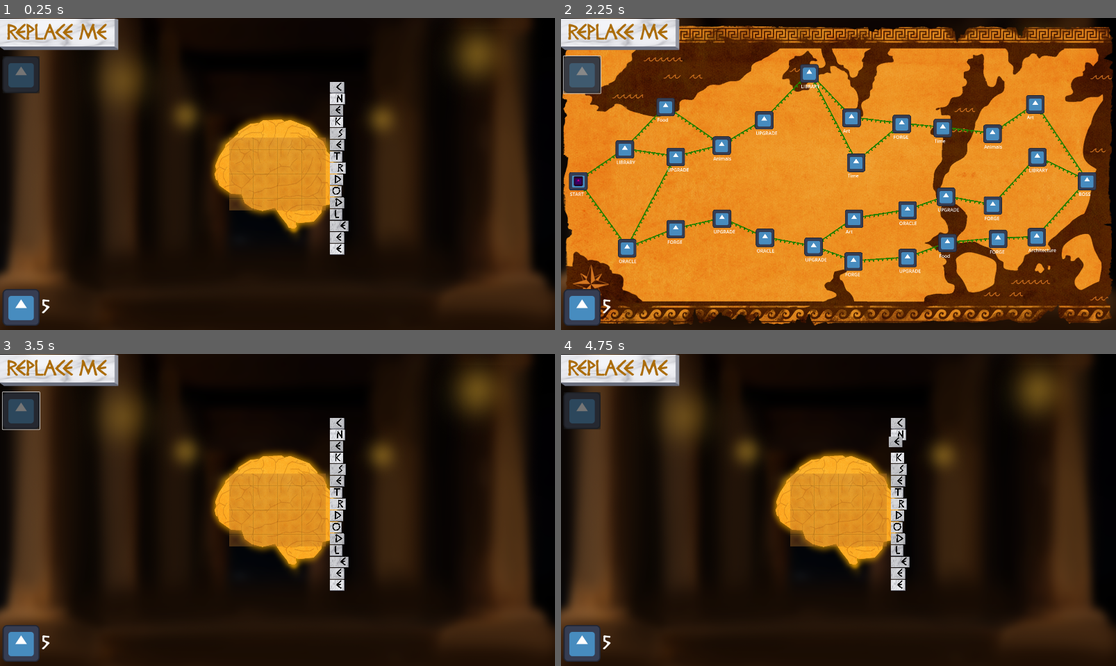
Above: before the commit, frames 1-4 (two rows, left to right).
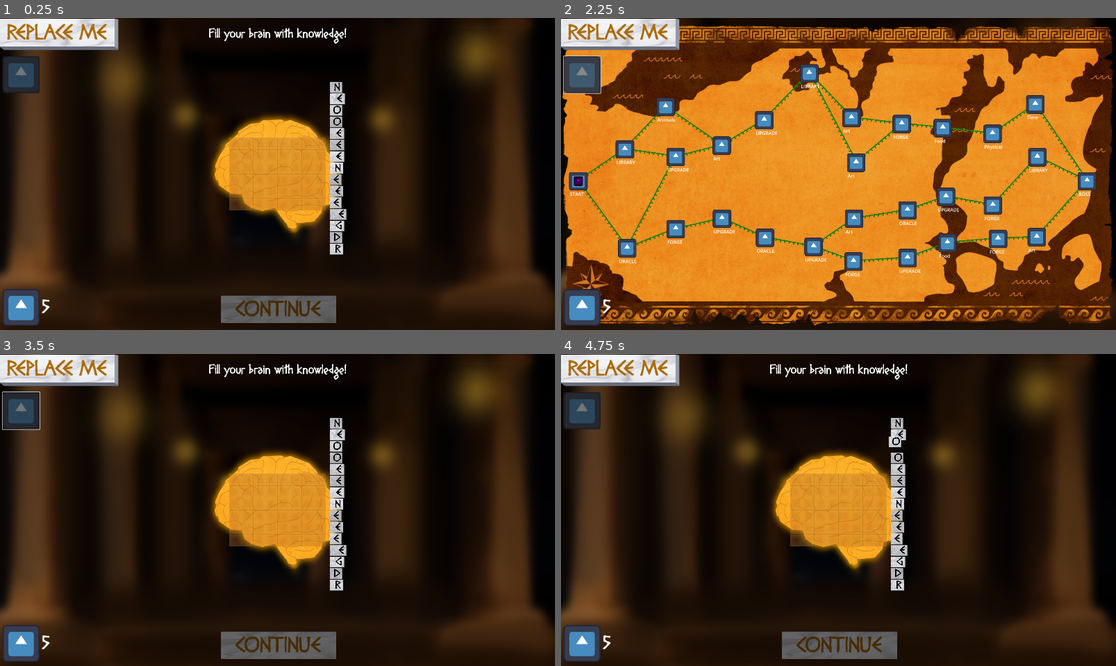
Above: after the commit, the same moments.

Repository: hulien22/ldjam54
Game: Godot game, scene res://scenes/main.tscn
Same seed, same stepped clock (60 frames per second), same inputs: the game is played once before the commit and once after it. The engine's default icon, where the game draws it, is replaced by a stand-in: a white triangle on a blue panel in a dark square.
Inputs (mouse positions are in pixels of both pictures, inside the frame that each line leads up to):
- Up to frame 1 (0.25 s): no input
- Up to frame 2 (2.25 s): click (583, 74) at 0.5 s; click (583, 74) at 1.25 s; click (583, 74) at 2 s
- Up to frame 3 (3.5 s): tap Enter at 2.75 s; move the mouse to (399, 494) at 2.77 s; tap Backspace (keybspace) at 2.85 s; click (399, 494) at 2.92 s
- Up to frame 4 (4.75 s): tap Space at 3.5 s; drag from (894, 422) to (810, 572) at 3.52 s; tap Enter at 4.25 s; move the mouse to (894, 441) at 4.27 s; tap Backspace (keybspace) at 4.35 s; click (894, 441) at 4.42 s

The runs differ from the first frame. In frame 1, 2.9% of the frame differs, in the area x 37-63%, y 3-98%; in frame 2, 0.1%; in frame 3, 2.9%; in frame 4, 2.9%.

Commit message:
convert first scene to library

Diff:
--- a/scenes/library.tscn
+++ b/scenes/library.tscn
@@ -24,6 +24,7 @@
 
 [node name="Button" parent="." instance=ExtResource("3_x84ab")]
 position = Vector2(952, 994)
+text = "CONTINUE"
 
 [node name="Timer" type="Timer" parent="."]
 wait_time = 0.1
--- a/scripts/library.gd
+++ b/scripts/library.gd
@@ -1,9 +1,16 @@
-extends Node2D
+class_name Library extends Node2D
 
 signal start_library_phase(global_posn:Vector2);
 signal end_library_phase();
 
+enum LibraryType {
+	REGULAR,
+	FIRST_ROOM,
+	UPGRADE,
+};
+
 var title:String = "Fill your brain with knowledge!";
+var type: LibraryType = LibraryType.REGULAR;
 
 # Called when the node enters the scene tree for the first time.
 func _ready():
@@ -13,6 +20,10 @@
 	$Timer.one_shot = true;
 	$Timer.start(0.02);
 	$Button.connect("on_pressed", self.end_scene);
+
+	if type == LibraryType.FIRST_ROOM:
+		#Show drag and drop and rotate help
+		pass
 
 func start_scene():
 	emit_signal("start_library_phase", get_viewport_rect().size / 2);
--- a/scripts/main.gd
+++ b/scripts/main.gd
@@ -42,14 +42,24 @@
 
 #TODO convert to an actual scene
 func show_first_level():
-	move_brain(get_viewport_rect().size / 2);
-	$Brain.set_state(Global.BrainState.ADDING_NEW_WORDS);
-	# game control should probably call these instead
-	for i in 15:
-		# TODO don't spawn words too long to start with
-		# maybe force a certain set of starting words?
-		$Brain.spawn_new_word(Global.get_word(), Vector2(200,40 * i - 300));
-	show_brain();
+#	move_brain(get_viewport_rect().size / 2);
+#	$Brain.set_state(Global.BrainState.ADDING_NEW_WORDS);
+#	# game control should probably call these instead
+#	for i in 15:
+#		# TODO don't spawn words too long to start with
+#		# maybe force a certain set of starting words?
+#		$Brain.spawn_new_word(Global.get_word(), Vector2(200,40 * i - 300));
+#	show_brain();
+	show_brain(false);
+	var node = library_scene.instantiate();
+	node.title = "Fill your brain with knowledge!";
+	node.type = Library.LibraryType.FIRST_ROOM;
+	node.connect("start_library_phase", _start_library_phase);
+	node.connect("end_library_phase", _end_library_phase);
+	switch_to_game_scene_state(GameSceneState.IN_LEVEL);
+	$SceneHolder.add_child(node)
+	current_node = node
+
 
 func _on_button_pressed():
 	_end_scene()
@@ -148,14 +158,15 @@
 	# bad copy paste stuff here :/
 	if score < 5.0:
 		node = library_scene.instantiate();
-		node.text = "You lost, but you picked up some words from the opponent";
+		node.title = "You lost, but you picked up some words from the opponent";
+		node.type = Library.LibraryType.UPGRADE;
 		node.connect("start_library_phase", _start_library_phase);
 		node.connect("end_library_phase", _end_library_phase);
 		# change stuff in the node, description, category
 	else:
 		node = upgrade_scene.instantiate()
 		node.num_upgrades_available = 2;
-		node.text = "Great work! Your brain expands from your success!";
+		node.title = "Great work! Your brain expands from your success!";
 		node.connect("start_upgrade_phase", _start_upgrade_phase);
 		node.connect("end_upgrade_phase", _end_upgrade_phase);
 		$Brain.set_upgrade_node(node);
@@ -174,9 +185,22 @@
 	move_brain(global_posn);
 
 	#spawn a bunch of words
-	var n = randi_range(5,10);
-	for i in n:
-		$Brain.spawn_new_word(Global.get_word(), Vector2(200,40 * i - 300));
+	match current_node.type:
+		Library.LibraryType.REGULAR:
+			var n = randi_range(5,10);
+			for i in n:
+				$Brain.spawn_new_word(Global.get_word(), Vector2(200,40 * i - 300));
+		Library.LibraryType.FIRST_ROOM:
+			for i in 15:
+				# TODO don't spawn words too long to start with
+				# maybe force a certain set of starting words?
+				$Brain.spawn_new_word(Global.get_word(), Vector2(200,40 * i - 300));
+		Library.LibraryType.UPGRADE:
+			#TODO get category and spawn words from that
+			var n = randi_range(5,10);
+			for i in n:
+				$Brain.spawn_new_word(Global.get_word(), Vector2(200,40 * i - 300));
+
 	show_brain(true);
 	$Brain.set_update_button_scene(current_node);
 	$Brain.send_button_update_to_scene();
--- a/scripts/upgrade.gd
+++ b/scripts/upgrade.gd
@@ -4,13 +4,13 @@
 signal end_upgrade_phase();
 
 var num_upgrades_available:int = 3;
-var text:String = "Unlock your mind!";
+var title:String = "Unlock your mind!";
 
 # Called when the node enters the scene tree for the first time.
 func _ready():
 	#can move to later if needed
 	emit_signal("start_upgrade_phase", get_viewport_rect().size / 2);
-	$Label.text = text;
+	$Label.text = title;
 	update_text()
 
 func update_text():
